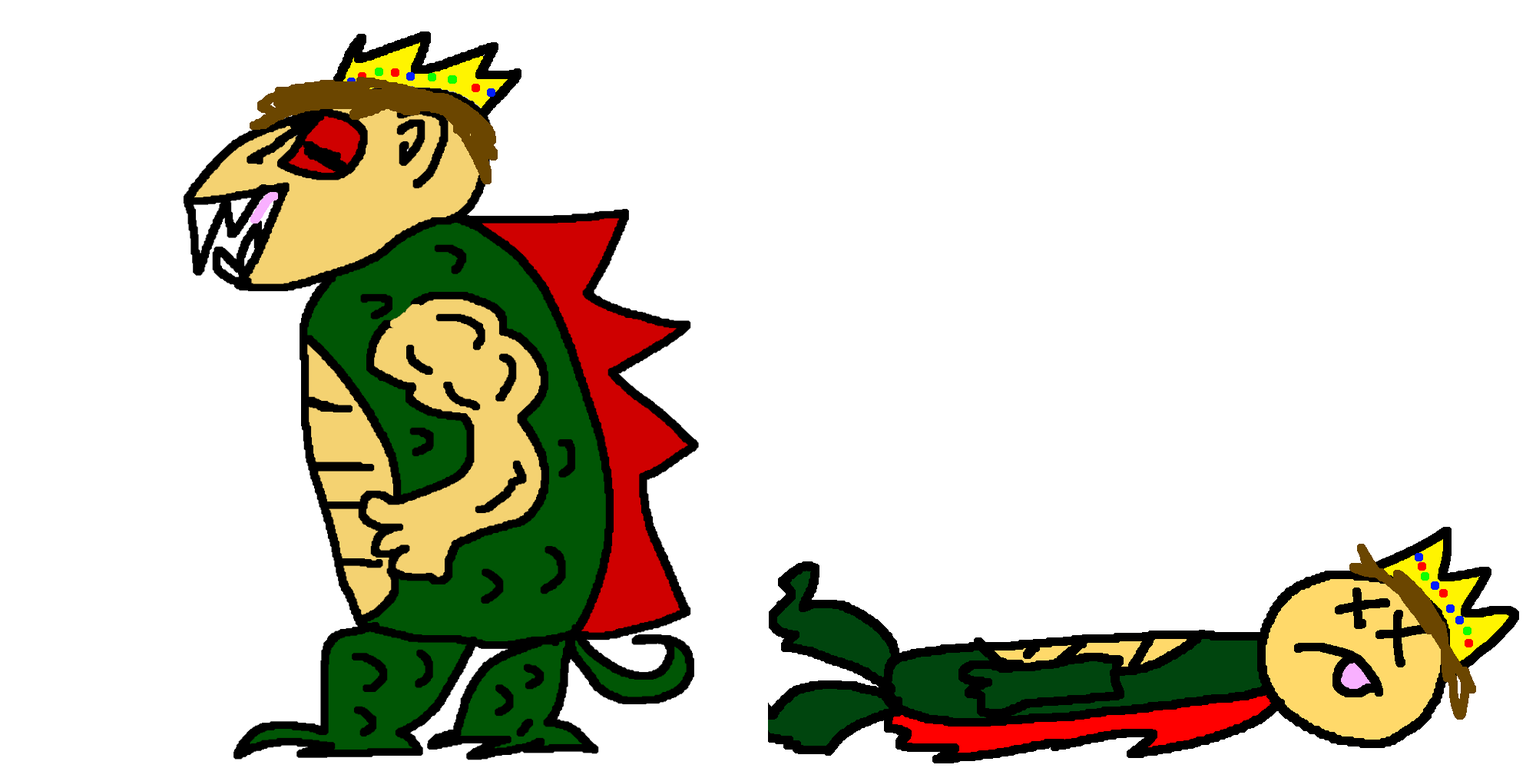
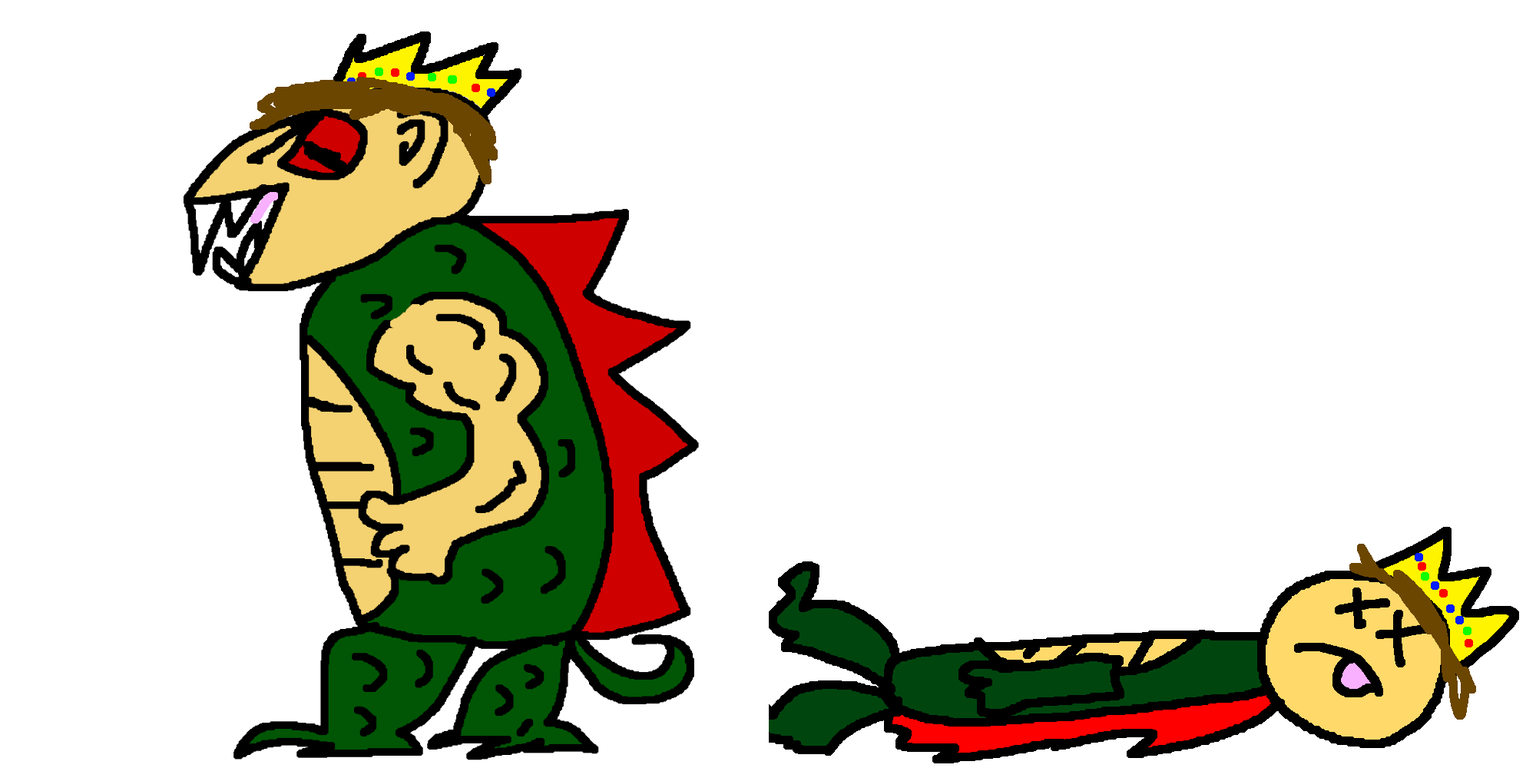
Layer changes from the first 1536 x 768 image to the second:
painted on "The Great Gumbo Dead.png" over [767,702,769,742]
